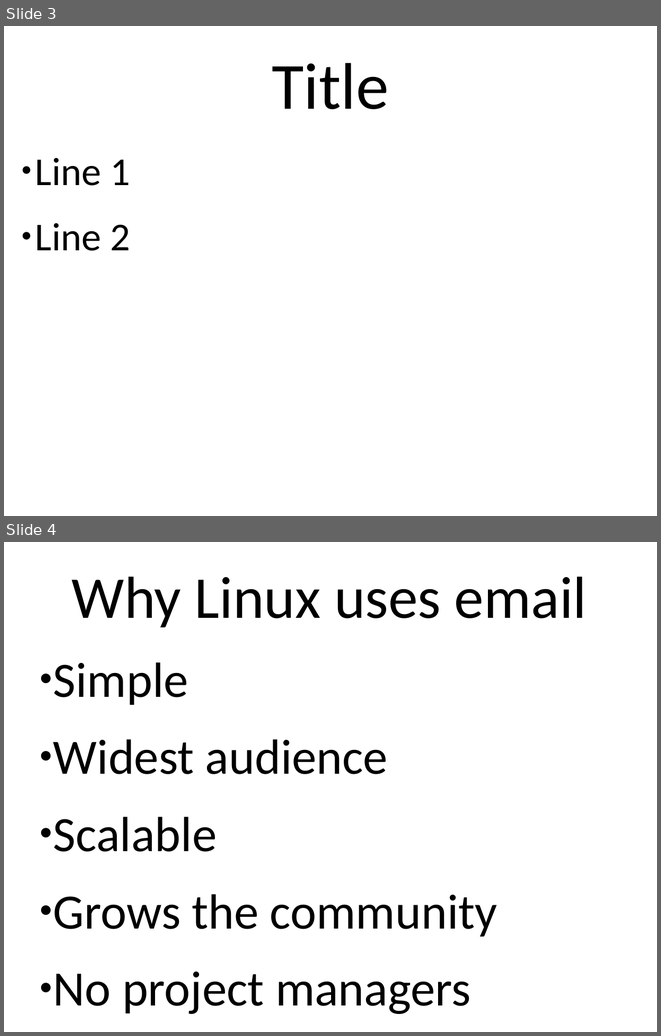
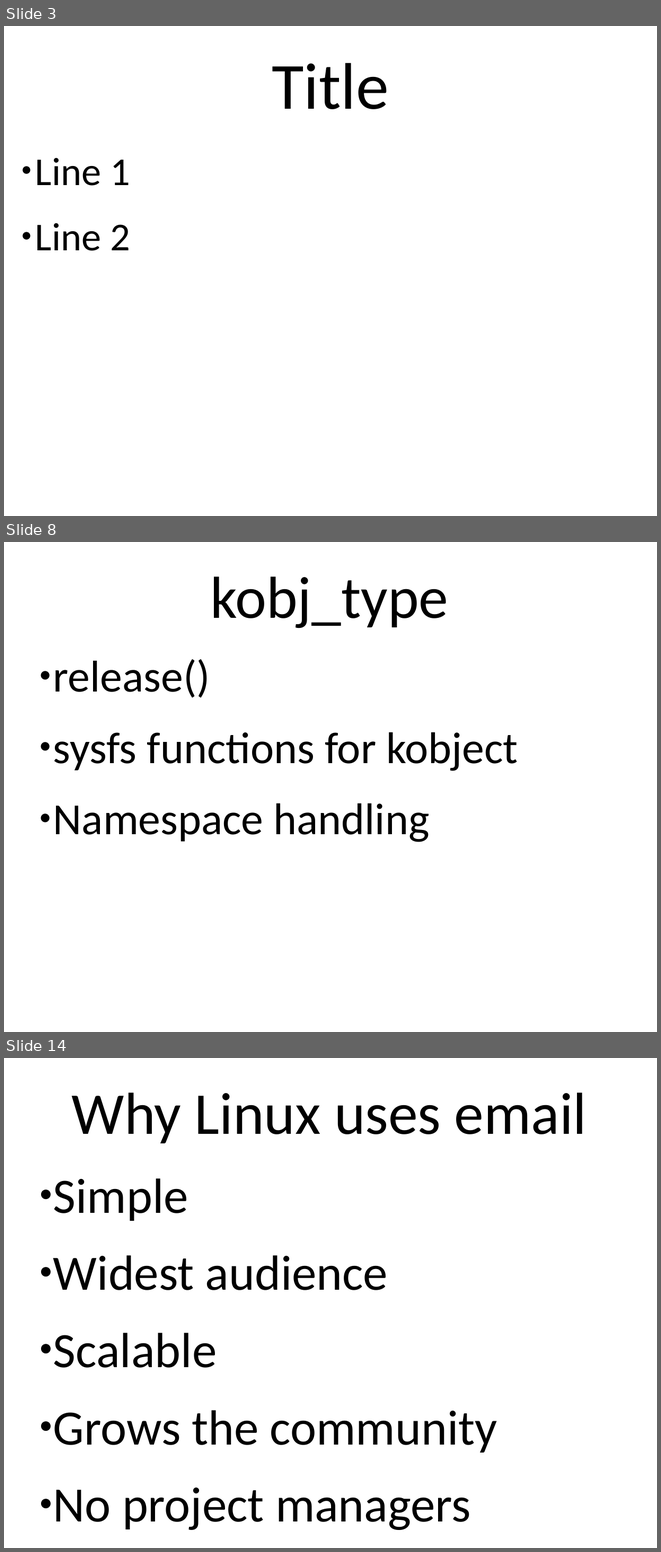
Before and after one commit to gregkh/presentation-driver-model, a slide deck: driver-model.odp. Shown one above the other, each under a label of ours: slides 3 and 4 before the commit, slides 3, 8 and 14 after it; the slides between them are not shown. The pictures are 661x1036 and 661x1552 pixels, drawn with LibreOffice and Linux fonts; fonts in the diff are those of the drawing. Boxes give left, top, right and bottom in pixels: in the first picture for what was removed or moved away, otherwise in the second. Text is boxed around its words. In the diff, an @@ line names an element or a change of style, - is before the commit and + after.

```diff
--- a/driver-model.odp
+++ b/driver-model.odp
@@ slide 8 added at (4,542,657,1032), background #FFFFFF @@
@@ text added at (210,576,448,628), 72 pt, text #000000 @@
+kobj_type
@@ text added at (53,659,518,842), 54 pt, text #000000 @@
+● release()
+● sysfs functions for kobject
+● Namespace handling
@@ what was slide 4 is now slide 14 @@
```
Also in this commit, not shown: 9 other slides added.
